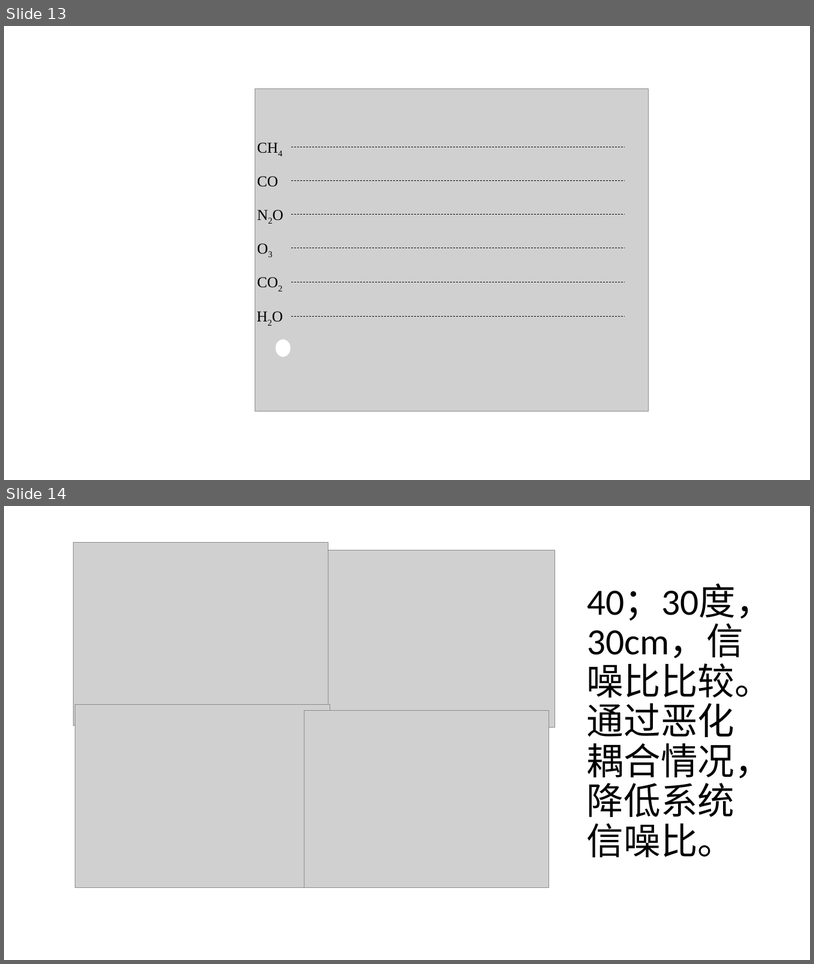
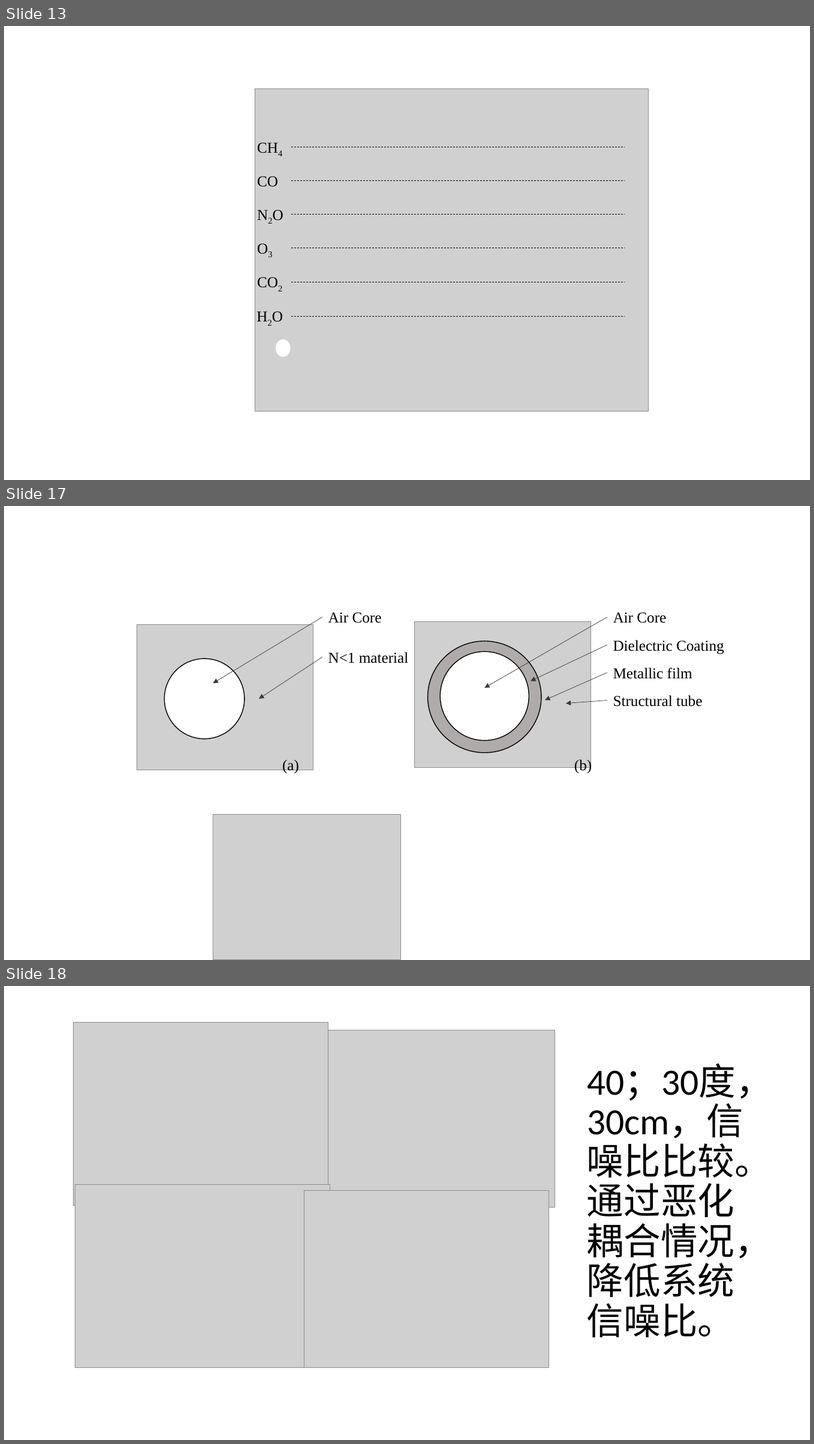
Before and after one commit to alwee021/CV, a slide deck: 毕业论文/论文用图.pptx. Shown one above the other, each under a label of ours: slides 13 and 14 before the commit, slides 13, 17 and 18 after it; the slides between them are not shown. The pictures are 814x964 and 814x1444 pixels, drawn with LibreOffice and Linux fonts; fonts in the diff are those of the drawing; grey boxes stand for pictures. Boxes give left, top, right and bottom in pixels: in the first picture for what was removed or moved away, otherwise in the second. Text is boxed around its words. In the diff, an @@ line names an element or a change of style, - is before the commit and + after.

```diff
--- a/毕业论文/论文用图.pptx
+++ b/毕业论文/论文用图.pptx
@@ slide 17 added at [4,506,810,960], background #FFFFFF @@
@@ group added at [137,612,725,774]: 8 texts, 6 arrows, 3 ellipses, 2 pictures @@
+Air Core
+N<1 material
+Air Core
+Dielectric Coating
+Metallic film
+Structural tube
+(a)
+(b)
@@ picture added at [213,814,401,960] @@
@@ what was slide 14 is now slide 18 @@
```
Also in this commit, not shown: 3 other slides added, 1 other file.
